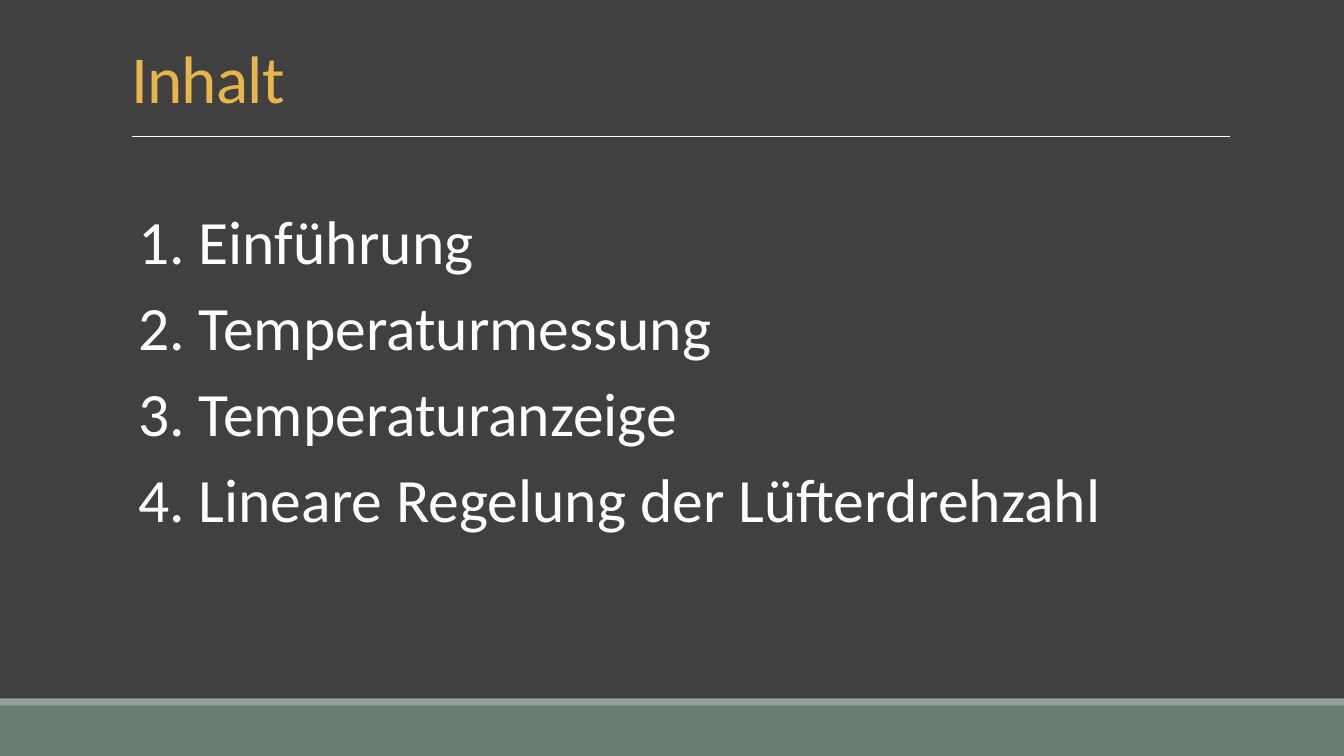
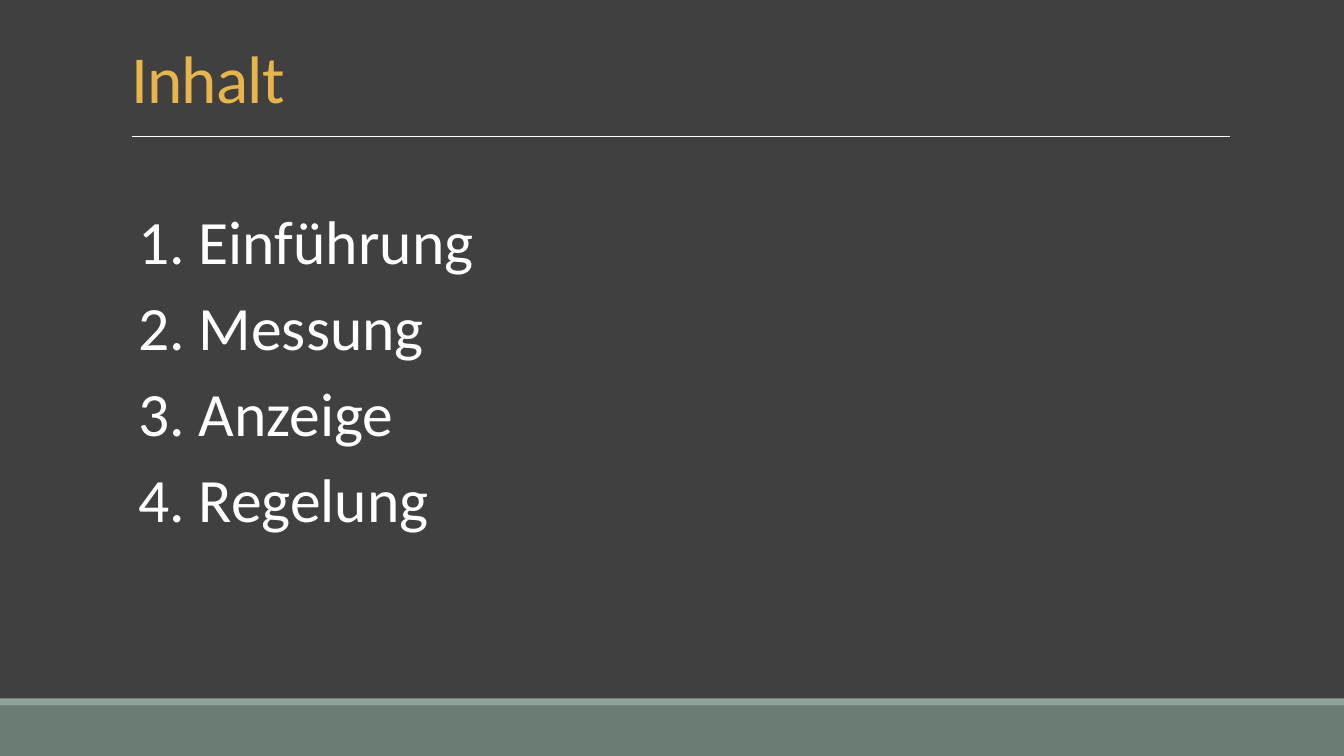
Before and after one commit to fluoxa/funWithFan, a slide deck: slide 2 of CS14FunWithLuefter/Vortrag/Thermoluefter.pptx. Drawn at 1344x756 pixels with LibreOffice and Linux fonts; fonts in the diff are those of the drawing. Boxes give left, top, right and bottom in pixels: in the first picture for what was removed or moved away, otherwise in the second. Text is boxed around its words. In the diff, an @@ line names an element or a change of style, - is before the commit and + after.

```diff
--- a/CS14FunWithLuefter/Vortrag/Thermoluefter.pptx
+++ b/CS14FunWithLuefter/Vortrag/Thermoluefter.pptx
@@ text at (138,310,429,533): text changed @@
-  2. Temperaturmessung
-  3. Temperaturanzeige
-  4. Lineare Regelung der Lüfterdrehzahl
+  2. Messung
+  3. Anzeige
+  4. Regelung
```
Also in this commit, not shown: 5 other slides changed, 10 slides added, 6 other files.
